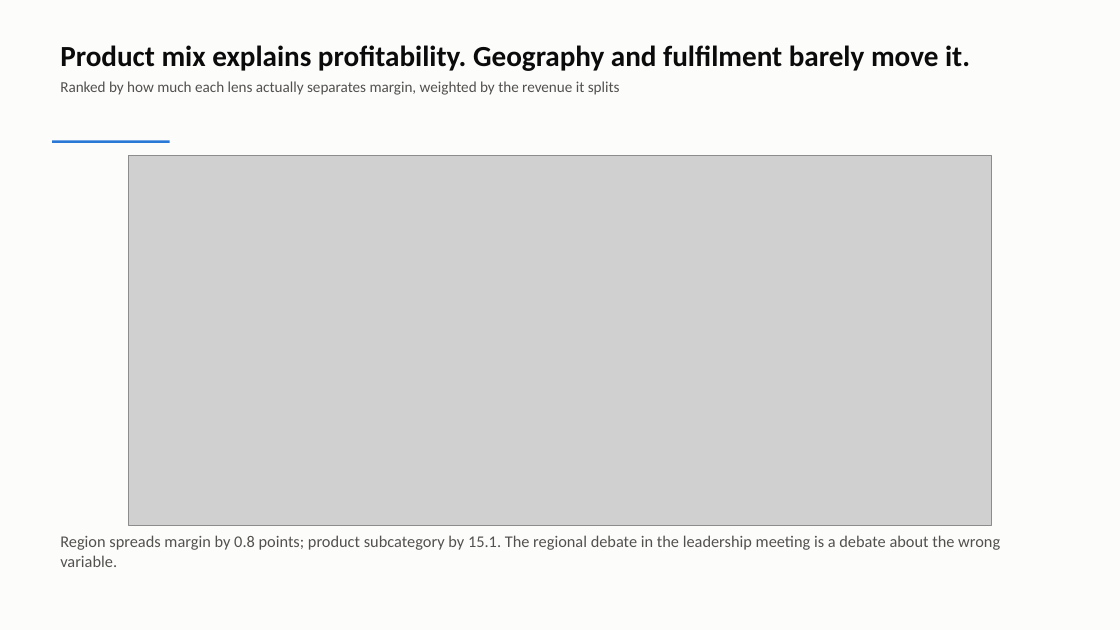
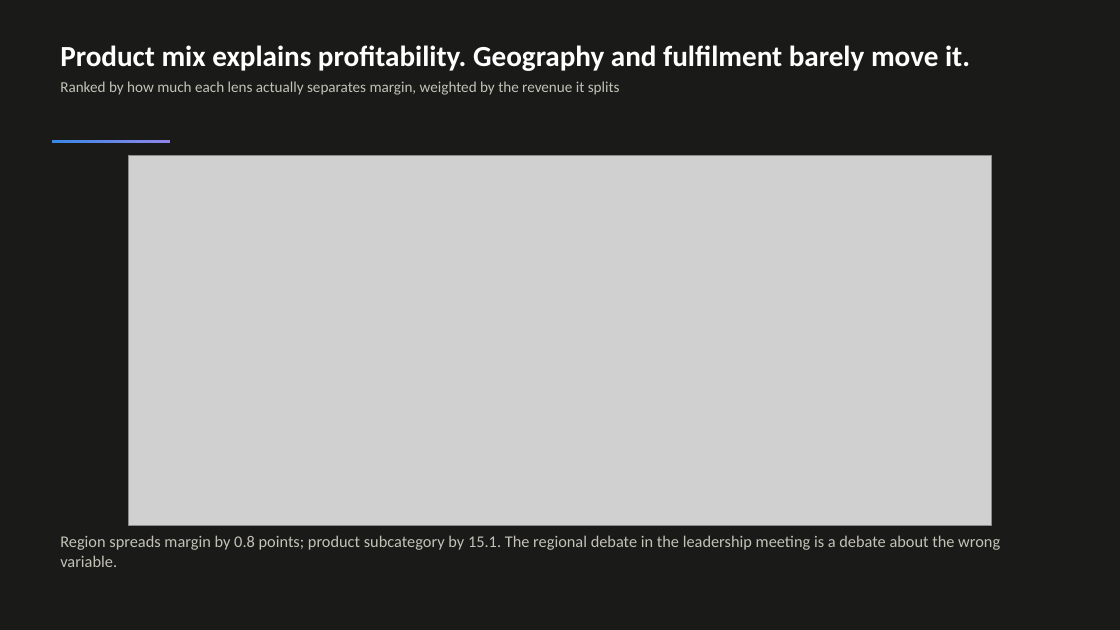
Before and after one commit to saint2706/AuroraCart-Case-Study, a slide deck: slide 12 of deliverables/AuroraCart_Executive_Story.pptx. Drawn at 1120x630 pixels with LibreOffice and Linux fonts; fonts in the diff are those of the drawing; grey boxes stand for pictures. Boxes give left, top, right and bottom in pixels: in the first picture for what was removed or moved away, otherwise in the second. Text is boxed around its words. In the diff, an @@ line names an element or a change of style, - is before the commit and + after.

```diff
--- a/deliverables/AuroraCart_Executive_Story.pptx
+++ b/deliverables/AuroraCart_Executive_Story.pptx
@@ background #FCFCFB to #1A1A19 @@
@@ text "Product mix explains profitability. Geography ..." at [60,45,970,95]: text colour #0B0B0B to #FFFFFF in "Product mix explains profitability. Geography and fulfilment ..."; text colour #52514E to #C3C2B7 in "Ranked by how much each lens actually ..." @@
@@ rectangle at [52,140,170,143]: fill #2A78D6 to gradient #3987E5 to #9085E9 @@
@@ text "Region spreads margin by 0.8 ..." at [60,535,1000,567]: text colour #52514E to #C3C2B7 @@
```
Also in this commit, not shown: 16 other slides changed, 25 other files.
